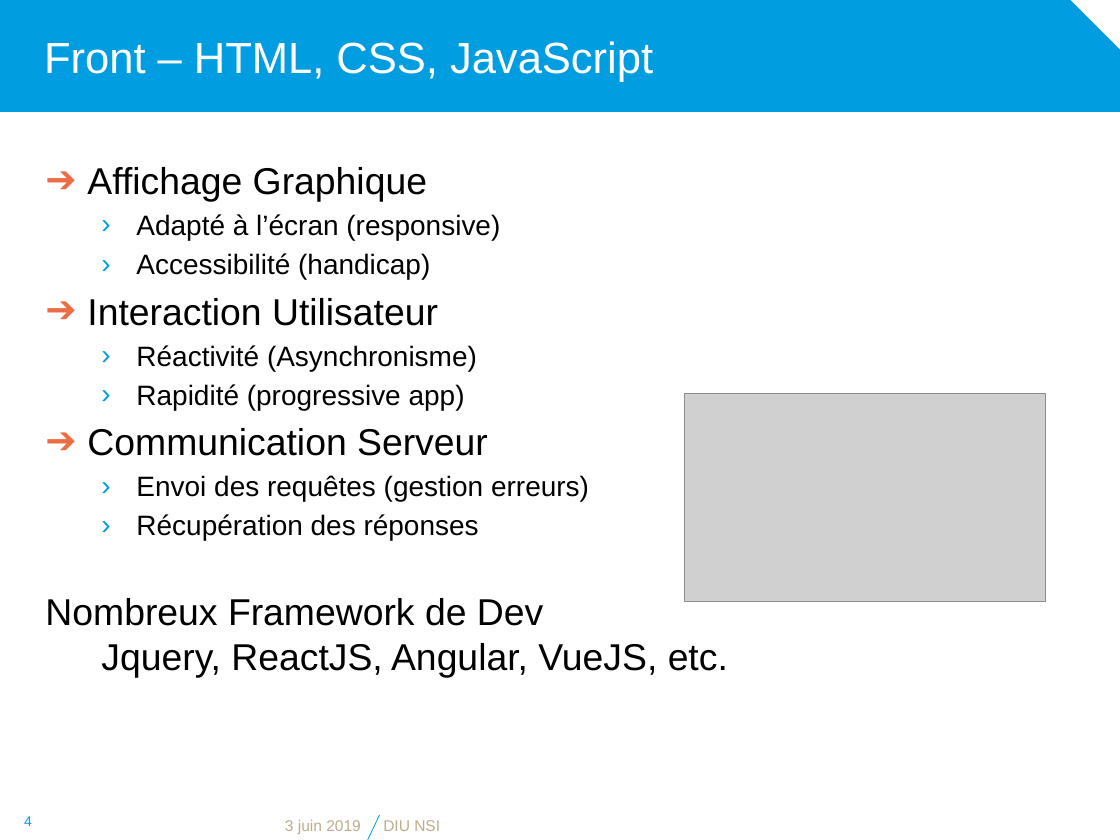
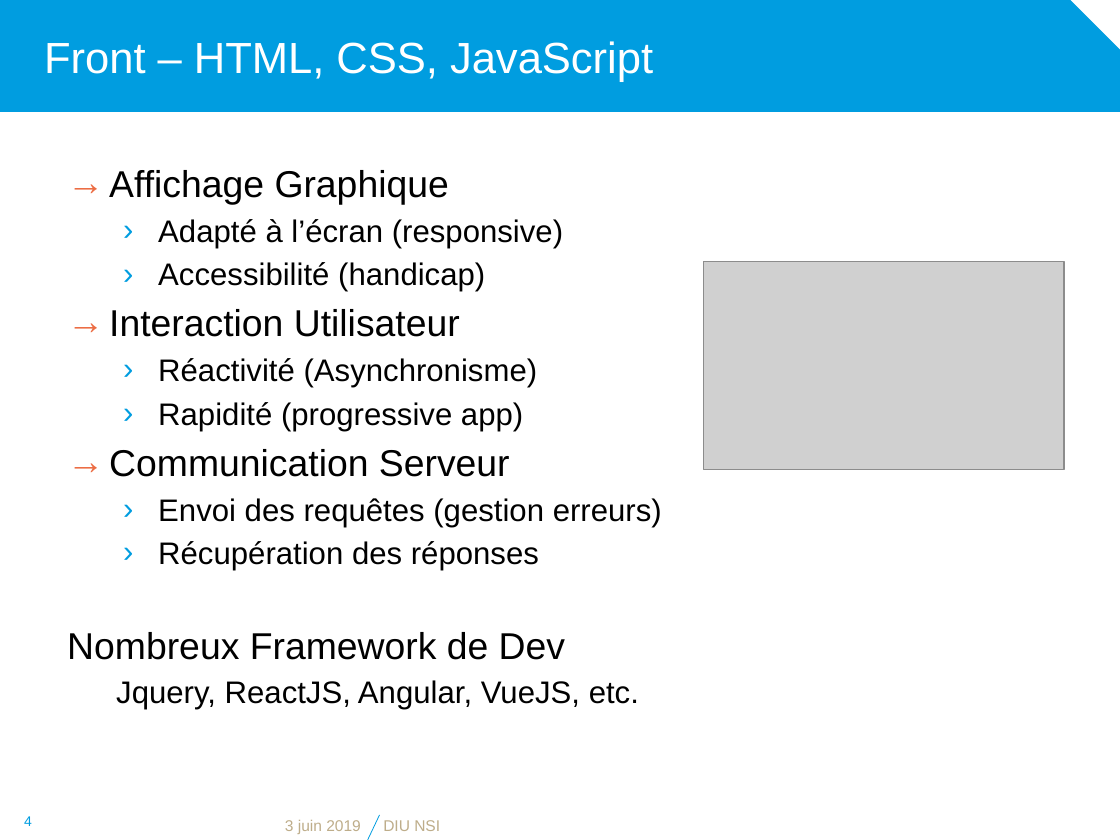
Before and after one commit to diu-uf-bordeaux/bloc1, a slide deck: slide 4 of web/5-Developpement/developpement.pptx. Drawn at 1120x840 pixels with LibreOffice and Linux fonts; fonts in the diff are those of the drawing; grey boxes stand for pictures; background and template pictures are left out. Boxes give left, top, right and bottom in pixels: in the first picture for what was removed or moved away, otherwise in the second. Text is boxed around its words. In the diff, an @@ line names an element or a change of style, - is before the commit and + after.

```diff
--- a/web/5-Developpement/developpement.pptx
+++ b/web/5-Developpement/developpement.pptx
@@ text "Affichage Graphique": place and size @@
-text "Affichage Graphique" at (45,167,728,678)
+text "Affichage Graphique" at (67,170,662,710)
@@ text at (109,170,662,570): size 18 to 20 pt in "Adapté à l’écran (responsive)", "Accessibilité (handicap)", "Réactivité (Asynchronisme)", "Rapidité (progressive app)" and 2 more places; bullet ➔ to → @@
@@ picture: place and size @@
-picture at (684,393,1045,601)
+picture at (703,261,1064,469)
@@ text at (67,632,639,710): text changed; size 24 to 20 pt @@
-Nombreux Framework de Dev
-Jquery, ReactJS, Angular, VueJS, etc.
+Nombreux Framework de Dev
+  Jquery, ReactJS, Angular, VueJS, etc.
```
Also in this commit, not shown: 6 other slides changed.
